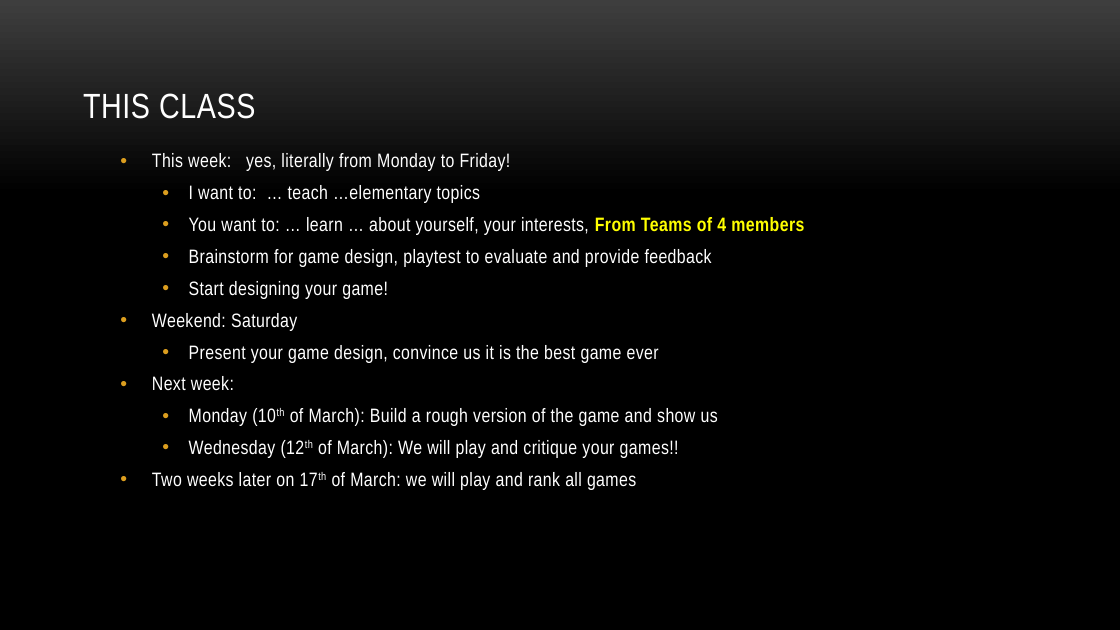
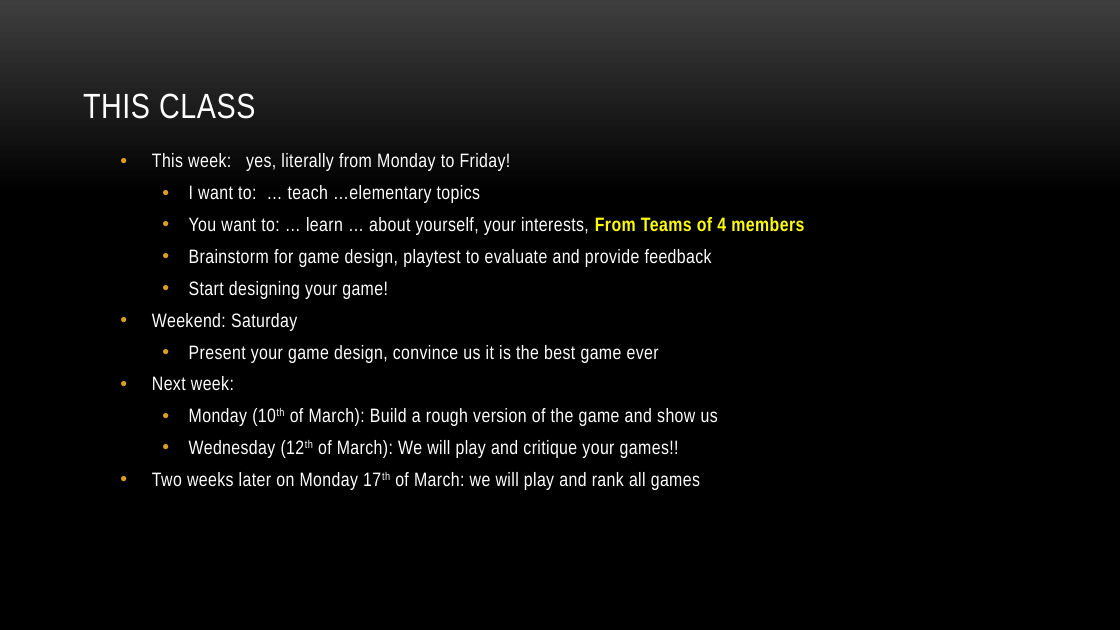
Before and after one commit to myuwbclasses/IntroGameDev-XJTU, a slide deck: slide 10 of PPT/Intro.pptx. Drawn at 1120x630 pixels with LibreOffice and Linux fonts; fonts in the diff are those of the drawing; background and template pictures are left out. Boxes give left, top, right and bottom in pixels: in the first picture for what was removed or moved away, otherwise in the second. Text is boxed around its words. In the diff, an @@ line names an element or a change of style, - is before the commit and + after.

Commit message:
Update before class

```diff
--- a/PPT/Intro.pptx
+++ b/PPT/Intro.pptx
@@ text at (x1=152, y1=472, x2=700, y2=490): text changed @@
-• Two weeks later on 17th of March: we will play and rank all games
+• Two weeks later on Monday 17th of March: we will play and rank all games
```
Also in this commit, not shown: 3 other slides changed, 3 other files.
